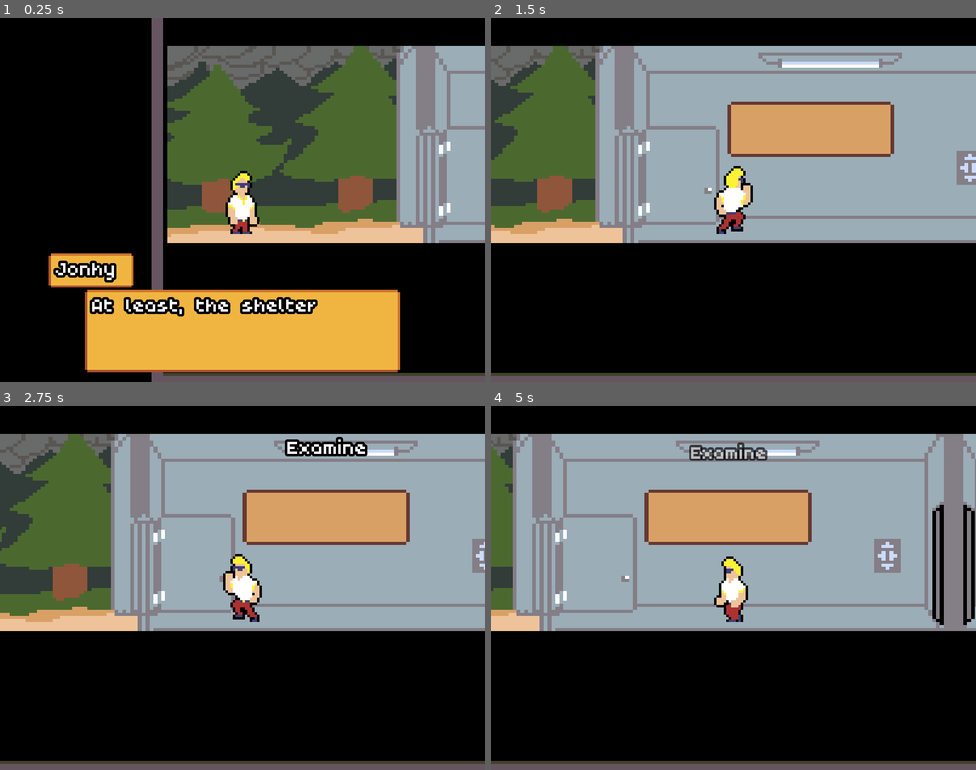
Above: before the commit, frames 1-4 (two rows, left to right).
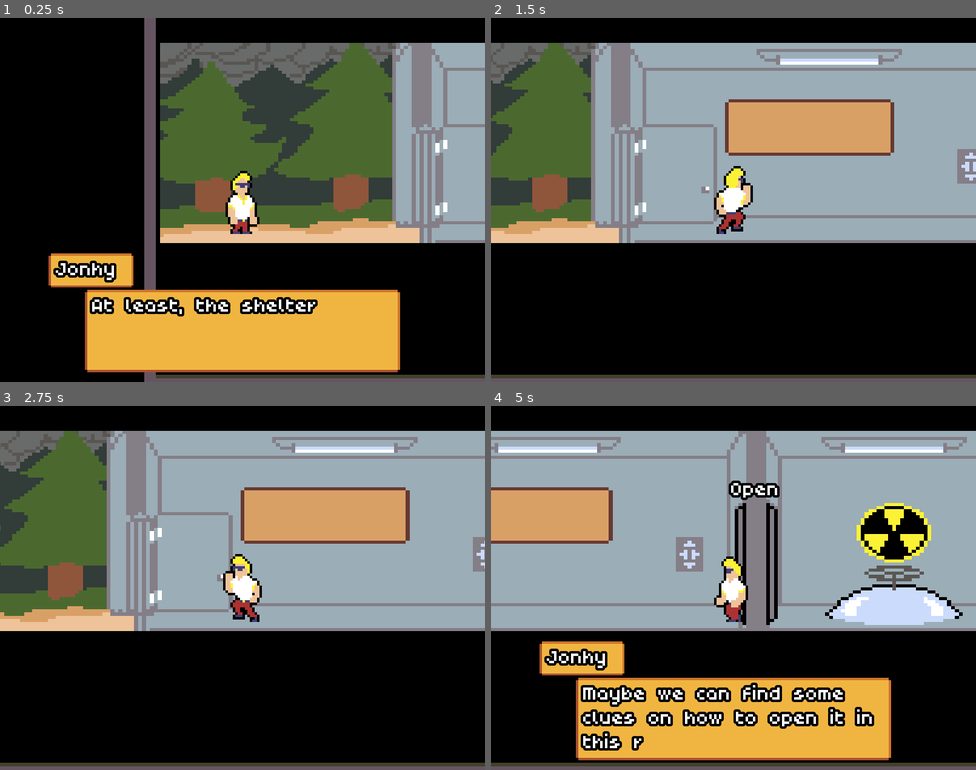
Above: after the commit, the same moments.

Repository: T4g1/gd-wildjam18
Game: Godot game, scene res://levels/LevelShelter.tscn
Same seed, same stepped clock (60 frames per second), same inputs: the game is played once before the commit and once after it. This scene is started directly instead of the project's main scene. Sound files missing from this copy of the repository are replaced by a short silence.
Inputs:
- Up to frame 1 (0.25 s): no input
- Up to frame 2 (1.5 s): tap Enter (ui_accept) at 0.5, 0.77 s; hold E (interact) 0.53-1.28 s; hold Right (ui_right) from 0.53 s (still down); tap E (interact) at 1.35 s
- Up to frame 3 (2.75 s): tap Enter (ui_accept) at 1.52 s; release Right (ui_right) at 2.03 s; hold Left (ui_left) from 2.03 s (still down); hold E (interact) from 2.03 s (still down)
- Up to frame 4 (5 s): release Left (ui_left) at 2.78 s; release E (interact) at 2.78 s; hold Right (ui_right) 2.78-4.28 s; tap E (interact) at 2.85, 4.35 s; tap Enter (ui_accept) at 3.02, 3.77, 4.52 s; hold E (interact) 3.53-4.28 s; hold Left (ui_left) from 4.28 s (still down)

The runs differ from the first frame. In frame 1, 10% of the frame differs, in the area x 29-100%, y 0-100%; in frame 2, 10%; in frame 3, 10%; in frame 4, 43%, in the area x 0-100%, y 6-99%.

Commit message:
[add] Puzzle song

Diff:
--- a/entities/Son.tscn
+++ b/entities/Son.tscn
@@ -4,26 +4,26 @@
 [ext_resource path="res://assets/images/level3/Son.png" type="Texture" id=2]
 [ext_resource path="res://entities/Son.gd" type="Script" id=3]
 
-[sub_resource type="AtlasTexture" id=2]
+[sub_resource type="AtlasTexture" id=1]
 atlas = ExtResource( 2 )
 region = Rect2( 0, 0, 17, 24 )
 
-[sub_resource type="AtlasTexture" id=3]
+[sub_resource type="AtlasTexture" id=2]
 atlas = ExtResource( 2 )
 region = Rect2( 17, 0, 17, 24 )
 
-[sub_resource type="AtlasTexture" id=4]
+[sub_resource type="AtlasTexture" id=3]
 atlas = ExtResource( 2 )
 region = Rect2( 0, 24, 17, 24 )
 
-[sub_resource type="SpriteFrames" id=1]
+[sub_resource type="SpriteFrames" id=4]
 animations = [ {
-"frames": [ SubResource( 2 ), SubResource( 3 ) ],
+"frames": [ SubResource( 1 ), SubResource( 2 ) ],
 "loop": true,
 "name": "default",
-"speed": 5.0
+"speed": 1.0
 }, {
-"frames": [ SubResource( 4 ) ],
+"frames": [ SubResource( 3 ) ],
 "loop": true,
 "name": "stuck",
 "speed": 5.0
@@ -37,7 +37,7 @@
 
 [node name="Sprite" parent="." index="0"]
 position = Vector2( 0, 5.50006 )
-frames = SubResource( 1 )
+frames = SubResource( 4 )
 animation = "stuck"
 playing = true
 
--- a/entities/Tools.tscn
+++ b/entities/Tools.tscn
@@ -12,18 +12,18 @@
 "speed": 5.0
 } ]
 
-[sub_resource type="RectangleShape2D" id=1]
-extents = Vector2( 16.4432, 8.52827 )
+[sub_resource type="RectangleShape2D" id=2]
+extents = Vector2( 16.4432, 15.5517 )
 
 [node name="Tools" instance=ExtResource( 1 )]
 script = ExtResource( 3 )
 
 [node name="Sprite" parent="." index="0"]
 position = Vector2( 9.47638, 0.890944 )
-frames = SubResource( 2 )
+frames = SubResource( 1 )
 
 [node name="CollisionShape2D" parent="InteractionRange" index="0"]
-shape = SubResource( 1 )
+shape = SubResource( 2 )
 
 [node name="Label" parent="." index="3"]
 floating_distance = 5.0
--- a/entities/Wife.tscn
+++ b/entities/Wife.tscn
@@ -27,6 +27,7 @@
 
 [node name="Sprite" parent="." index="0"]
 frames = SubResource( 3 )
+frame = 1
 playing = true
 
 [node name="CollisionShape2D" parent="InteractionRange" index="0"]
--- a/levels/LevelApartment.tscn
+++ b/levels/LevelApartment.tscn
@@ -1,10 +1,11 @@
-[gd_scene load_steps=17 format=2]
+[gd_scene load_steps=19 format=2]
 
 [ext_resource path="res://sources/level/Level.tscn" type="PackedScene" id=1]
 [ext_resource path="res://sources/ui/dialog/DialogLine.tscn" type="PackedScene" id=2]
 [ext_resource path="res://sources/ui/dialog/Dialog.tscn" type="PackedScene" id=3]
 [ext_resource path="res://assets/images/level1/couch.png" type="Texture" id=4]
 [ext_resource path="res://levels/LevelApartment.gd" type="Script" id=5]
+[ext_resource path="res://assets/themes/puzzle/Level_3-5_Puzzle_-_Loop_Test.ogg" type="AudioStream" id=6]
 [ext_resource path="res://entities/TV.tscn" type="PackedScene" id=7]
 [ext_resource path="res://assets/images/level1/scene.png" type="Texture" id=8]
 [ext_resource path="res://levels/puzzles/TVPuzzle.tscn" type="PackedScene" id=9]
@@ -12,6 +13,7 @@
 [ext_resource path="res://entities/Drawer.tscn" type="PackedScene" id=11]
 [ext_resource path="res://entities/Window.tscn" type="PackedScene" id=12]
 [ext_resource path="res://entities/FrontDoor.tscn" type="PackedScene" id=13]
+[ext_resource path="res://assets/themes/puzzle/Level_3-5_Puzzle_-_Intro_Test.ogg" type="AudioStream" id=14]
 
 [sub_resource type="RectangleShape2D" id=1]
 extents = Vector2( 167.863, 10 )
@@ -127,6 +129,10 @@
 who = "Johnny"
 thinking = true
 
+[node name="Limits" parent="." index="9"]
+collision_layer = 0
+collision_mask = 1
+
 [node name="Floor" type="CollisionShape2D" parent="Limits" index="0"]
 position = Vector2( 79.385, 122.64 )
 shape = SubResource( 1 )
@@ -152,3 +158,7 @@
 shape = SubResource( 4 )
 
 [node name="Tween" type="Tween" parent="." index="10"]
+
+[node name="Theme" parent="." index="11"]
+intro = ExtResource( 14 )
+loop = ExtResource( 6 )
--- a/levels/LevelShelter.gd
+++ b/levels/LevelShelter.gd
@@ -20,13 +20,21 @@
 func introduction() -> void:
 	yield(start_dialog($UI/Introduction), "completed")
 
+	$SteelDoor.enable()
+
 
 func on_door_interacted(_body) -> void:
-	pass
+	yield(start_dialog($UI/LockedDoor), "completed")
+
+	$SteelDoor.disable()
+	$Board.enable()
+	$Keypad.enable()
 
 
 func on_generator_interacted(_body) -> void:
-	pass
+	yield(start_dialog($UI/End), "completed")
+
+	end()
 
 
 func on_keypad_interacted(_body) -> void:
@@ -35,3 +43,18 @@
 
 func on_board_interacted(_body) -> void:
 	pass
+
+
+func on_door_unlocked() -> void:
+	$Board.disable()
+	$Keypad.disable()
+
+	Utils.get_game().puzzle_quit()
+
+	yield(start_dialog($UI/DoorUnlocked), "completed")
+
+	# TODO: Move wife and kid inside
+
+	yield(start_dialog($UI/DoorBroken), "completed")
+
+	$Generator.enable()
--- a/levels/LevelShelter.tscn
+++ b/levels/LevelShelter.tscn
@@ -9,6 +9,8 @@
 [ext_resource path="res://entities/Generator.tscn" type="PackedScene" id=7]
 [ext_resource path="res://sources/ui/dialog/Dialog.tscn" type="PackedScene" id=8]
 [ext_resource path="res://sources/ui/dialog/DialogLine.tscn" type="PackedScene" id=9]
+[ext_resource path="res://assets/themes/puzzle/Level_3-5_Puzzle_-_Loop_Test.ogg" type="AudioStream" id=10]
+[ext_resource path="res://assets/themes/puzzle/Level_3-5_Puzzle_-_Intro_Test.ogg" type="AudioStream" id=11]
 
 [sub_resource type="RectangleShape2D" id=1]
 extents = Vector2( 364.264, 4.82501 )
@@ -32,10 +34,8 @@
 script = ExtResource( 2 )
 
 [node name="Background" type="Sprite" parent="." index="0"]
-
-[node name="background" type="Sprite" parent="Background" index="0"]
-position = Vector2( 162.462, -24.6104 )
-scale = Vector2( 0.800589, 0.635085 )
+position = Vector2( 162.108, -25.3116 )
+scale = Vector2( 0.811535, 0.646518 )
 texture = ExtResource( 3 )
 
 [node name="Player" parent="." index="1"]
@@ -47,18 +47,67 @@
 
 [node name="Generator" parent="." index="3" instance=ExtResource( 7 )]
 position = Vector2( 43.6964, -0.685913 )
+interactable = false
 
 [node name="Keypad" parent="." index="4" instance=ExtResource( 5 )]
 position = Vector2( 217.279, -12.9996 )
+interactable = false
 
 [node name="Board" parent="." index="5" instance=ExtResource( 4 )]
 position = Vector2( 152.136, -28.4909 )
+interactable = false
 
 [node name="Introduction" parent="UI" index="0" instance=ExtResource( 8 )]
 
 [node name="DialogLine" parent="UI/Introduction" index="2" instance=ExtResource( 9 )]
 content = "At least, the shelter, let's move to safety!"
 who = "Jonhy"
+
+[node name="LockedDoor" parent="UI" index="1" instance=ExtResource( 8 )]
+
+[node name="Jonhy" parent="UI/LockedDoor" index="2" instance=ExtResource( 9 )]
+content = "The door is locked, we need to find a way to open it..."
+who = "Jonhy"
+
+[node name="Britany" parent="UI/LockedDoor" index="3" instance=ExtResource( 9 )]
+content = "Maybe we can find some clues on how to open it in this room?"
+who = "Jonhy"
+
+[node name="Bily" parent="UI/LockedDoor" index="4" instance=ExtResource( 9 )]
+content = "Yeah, it's like a finding a treasure!"
+who = "Bily"
+
+[node name="DoorUnlocked" parent="UI" index="2" instance=ExtResource( 8 )]
+
+[node name="Jonhy" parent="UI/DoorUnlocked" index="2" instance=ExtResource( 9 )]
+content = "Alright, Britany, Bily, let's go into the shelter now..."
+who = "Jonhy"
+
+[node name="DoorBroken" parent="UI" index="3" instance=ExtResource( 8 )]
+
+[node name="Jonhy" parent="UI/DoorBroken" index="2" instance=ExtResource( 9 )]
+content = "Oh no, the power went out! Im stuck outside..."
+who = "Jonhy"
+
+[node name="Britany" parent="UI/DoorBroken" index="3" instance=ExtResource( 9 )]
+content = "I saw a enerator outside, maybe you can try to fix it?
+"
+who = "Jonhy"
+
+[node name="Jonhy2" parent="UI/DoorBroken" index="4" instance=ExtResource( 9 )]
+content = "Alright, I'll try that, we still have some gas left from the car, don't wait for me, i'll make it quick"
+who = "Jonhy"
+
+[node name="End" parent="UI" index="4" instance=ExtResource( 8 )]
+
+[node name="Jonhy" parent="UI/End" index="2" instance=ExtResource( 9 )]
+content = "Alright, that should do it..."
+who = "Jonhy"
+thinking = true
+
+[node name="Limits" parent="." index="7"]
+collision_layer = 0
+collision_mask = 1
 
 [node name="Floor" type="CollisionShape2D" parent="Limits" index="0"]
 position = Vector2( 19.2335, 19.6516 )
@@ -80,10 +129,10 @@
 position = Vector2( 244.059, -48.6973 )
 shape = SubResource( 6 )
 
-[node name="LeftWall" type="RigidBody2D" parent="." index="8"]
-collision_layer = 0
-mode = 1
-
-[node name="Left" type="CollisionShape2D" parent="LeftWall" index="0"]
+[node name="Left" type="CollisionShape2D" parent="Limits" index="5"]
 position = Vector2( -34.5576, -6.75264 )
 shape = SubResource( 3 )
+
+[node name="Theme" parent="." index="8"]
+intro = ExtResource( 11 )
+loop = ExtResource( 10 )
--- a/levels/LevelTornado.tscn
+++ b/levels/LevelTornado.tscn
@@ -12,7 +12,6 @@
 [ext_resource path="res://entities/EndTrigger.tscn" type="PackedScene" id=10]
 [ext_resource path="res://assets/themes/action/Level_2_-_Loop.ogg" type="AudioStream" id=11]
 [ext_resource path="res://assets/themes/action/Level_2_-_Intro.ogg" type="AudioStream" id=12]
-[ext_resource path="res://sources/ComposedAudioStream2D.tscn" type="PackedScene" id=13]
 
 [sub_resource type="Curve2D" id=1]
 _data = {
@@ -31,7 +30,7 @@
 tile_data = PoolIntArray( -2293650, 1, 0, -2293649, 1, 1, -2293648, 1, 1, -2293647, 1, 1, -2293646, 1, 1, -2293645, 1,  …(18947 unchanged characters)…
 
 [node name="Player" parent="." index="1"]
-position = Vector2( -653.996, -1.02669 )
+position = Vector2( -653.283, 5.8703 )
 max_speed = Vector2( 175, 200 )
 jump_force = 125.0
 acceleration = 11.0
@@ -46,6 +45,10 @@
 [node name="TornadoPath" type="Path2D" parent="." index="4"]
 position = Vector2( 7.04205, -1.7605 )
 curve = SubResource( 1 )
+__meta__ = {
+"_edit_group_": true,
+"_edit_lock_": true
+}
 
 [node name="TornadoFollow" type="PathFollow2D" parent="TornadoPath" index="0"]
 position = Vector2( -784.45, 16.4998 )
@@ -85,15 +88,26 @@
 
 [node name="Sky" type="ParallaxLayer" parent="ParallaxBackground" index="0"]
 motion_scale = Vector2( 0.3, 0.3 )
+__meta__ = {
+"_edit_group_": true,
+"_edit_lock_": true
+}
 
 [node name="Sprite" type="Sprite" parent="ParallaxBackground/Sky" index="0"]
 position = Vector2( 1075.08, -17.8066 )
 texture = ExtResource( 6 )
 region_enabled = true
 region_rect = Rect2( 0, 0, 5000, 224 )
+__meta__ = {
+"_edit_group_": true
+}
 
 [node name="City" type="ParallaxLayer" parent="ParallaxBackground" index="1"]
 motion_scale = Vector2( 0.5, 0.5 )
+__meta__ = {
+"_edit_group_": true,
+"_edit_lock_": true
+}
 
 [node name="Sprite" type="Sprite" parent="ParallaxBackground/City" index="0"]
 position = Vector2( 1083.79, 0.475372 )
@@ -101,8 +115,7 @@
 region_enabled = true
 region_rect = Rect2( 0, 0, 5000, 129 )
 
-[node name="Theme" parent="." index="7" instance=ExtResource( 13 )]
-playing = true
+[node name="Theme" parent="." index="7"]
 intro = ExtResource( 12 )
 loop = ExtResource( 11 )
 [connection signal="end_reached" from="TornadoPath/TornadoFollow/Tornado" to="." method="_on_Tornado_end_reached"]
--- a/levels/LevelTsunami.tscn
+++ b/levels/LevelTsunami.tscn
@@ -1,7 +1,13 @@
-[gd_scene load_steps=3 format=2]
+[gd_scene load_steps=5 format=2]
 
 [ext_resource path="res://sources/level/Level.tscn" type="PackedScene" id=1]
 [ext_resource path="res://levels/LevelTsunami.gd" type="Script" id=2]
+[ext_resource path="res://assets/themes/action/Level_2_-_Loop.ogg" type="AudioStream" id=3]
+[ext_resource path="res://assets/themes/action/Level_2_-_Intro.ogg" type="AudioStream" id=4]
 
 [node name="LevelTsunami" instance=ExtResource( 1 )]
 script = ExtResource( 2 )
+
+[node name="Theme" parent="." index="3"]
+intro = ExtResource( 4 )
+loop = ExtResource( 3 )
--- a/levels/LevelWifeHouse.tscn
+++ b/levels/LevelWifeHouse.tscn
@@ -12,6 +12,8 @@
 [ext_resource path="res://entities/Wife.tscn" type="PackedScene" id=10]
 [ext_resource path="res://entities/Son.tscn" type="PackedScene" id=11]
 [ext_resource path="res://entities/Wreckage.tscn" type="PackedScene" id=12]
+[ext_resource path="res://assets/themes/puzzle/Level_3-5_Puzzle_-_Loop_Test.ogg" type="AudioStream" id=13]
+[ext_resource path="res://assets/themes/puzzle/Level_3-5_Puzzle_-_Intro_Test.ogg" type="AudioStream" id=14]
 
 [sub_resource type="RectangleShape2D" id=1]
 extents = Vector2( 171.946, 6.46997 )
@@ -115,6 +117,10 @@
 who = "Jonhy"
 thinking = true
 
+[node name="Limits" parent="." index="10"]
+collision_layer = 0
+collision_mask = 1
+
 [node name="Floor" type="CollisionShape2D" parent="Limits" index="0"]
 position = Vector2( -0.756185, 37.9257 )
 shape = SubResource( 1 )
@@ -138,3 +144,7 @@
 [node name="BeamGarage" type="CollisionShape2D" parent="Limits" index="5"]
 position = Vector2( 62.8244, -20.2007 )
 shape = SubResource( 4 )
+
+[node name="Theme" parent="." index="11"]
+intro = ExtResource( 14 )
+loop = ExtResource( 13 )
--- a/project.godot
+++ b/project.godot
@@ -9,6 +9,11 @@
 config_version=4
 
 _global_script_classes=[ {
+"base": "Node2D",
+"class": "ComposedAudioStreamPlayer2D",
+"language": "GDScript",
+"path": "res://sources/ComposedAudioStreamPlayer2D.gd"
+}, {
 "base": "Control",
 "class": "Dialog",
 "language": "GDScript",
@@ -60,6 +65,7 @@
 "path": "res://sources/ui/dialog/SpeechBubble.gd"
 } ]
 _global_script_class_icons={
+"ComposedAudioStreamPlayer2D": "",
 "Dialog": "",
 "DialogLine": "",
 "FSM": "",
--- a/sources/ComposedAudioStreamPlayer2D.gd
+++ b/sources/ComposedAudioStreamPlayer2D.gd
@@ -4,6 +4,7 @@
 followed by a looping part
 """
 extends Node2D
+class_name ComposedAudioStreamPlayer2D
 
 export (bool) var playing = false
 export (AudioStream) var intro
--- a/sources/game/Game.tscn
+++ b/sources/game/Game.tscn
@@ -12,4 +12,3 @@
 ]]
 script = ExtResource( 1 )
 levels = [ ExtResource( 2 ), ExtResource( 4 ), ExtResource( 3 ), ExtResource( 5 ), ExtResource( 6 ) ]
-level_id = 0
--- a/sources/level/Level.tscn
+++ b/sources/level/Level.tscn
@@ -1,7 +1,8 @@
-[gd_scene load_steps=3 format=2]
+[gd_scene load_steps=4 format=2]
 
 [ext_resource path="res://sources/level/Level.gd" type="Script" id=1]
 [ext_resource path="res://sources/player/Player.tscn" type="PackedScene" id=2]
+[ext_resource path="res://sources/ComposedAudioStream2D.tscn" type="PackedScene" id=3]
 
 [node name="Level" type="Node2D"]
 script = ExtResource( 1 )
@@ -17,3 +18,6 @@
 collision_layer = 4
 collision_mask = 0
 mode = 1
+
+[node name="Theme" parent="." instance=ExtResource( 3 )]
+playing = true
Not shown, added: assets/themes/puzzle/Level_3-5_Puzzle_-_Intro_Test.ogg.import
Not shown, added: assets/themes/puzzle/Level_3-5_Puzzle_-_Loop_Test.ogg.import
Not shown: 1 places in entities/Tools.tscn that only renumber resources
Not shown: 1 places in levels/LevelShelter.tscn that only renumber resources
Not shown: 1 places in levels/LevelTornado.tscn that only renumber resources
Not shown: 1 places in levels/LevelWifeHouse.tscn that only renumber resources
Not shown, added: assets/themes/puzzle/Level_3-5_Puzzle_-_Intro_Test.ogg
Not shown, added: assets/themes/puzzle/Level_3-5_Puzzle_-_Loop_Test.ogg
